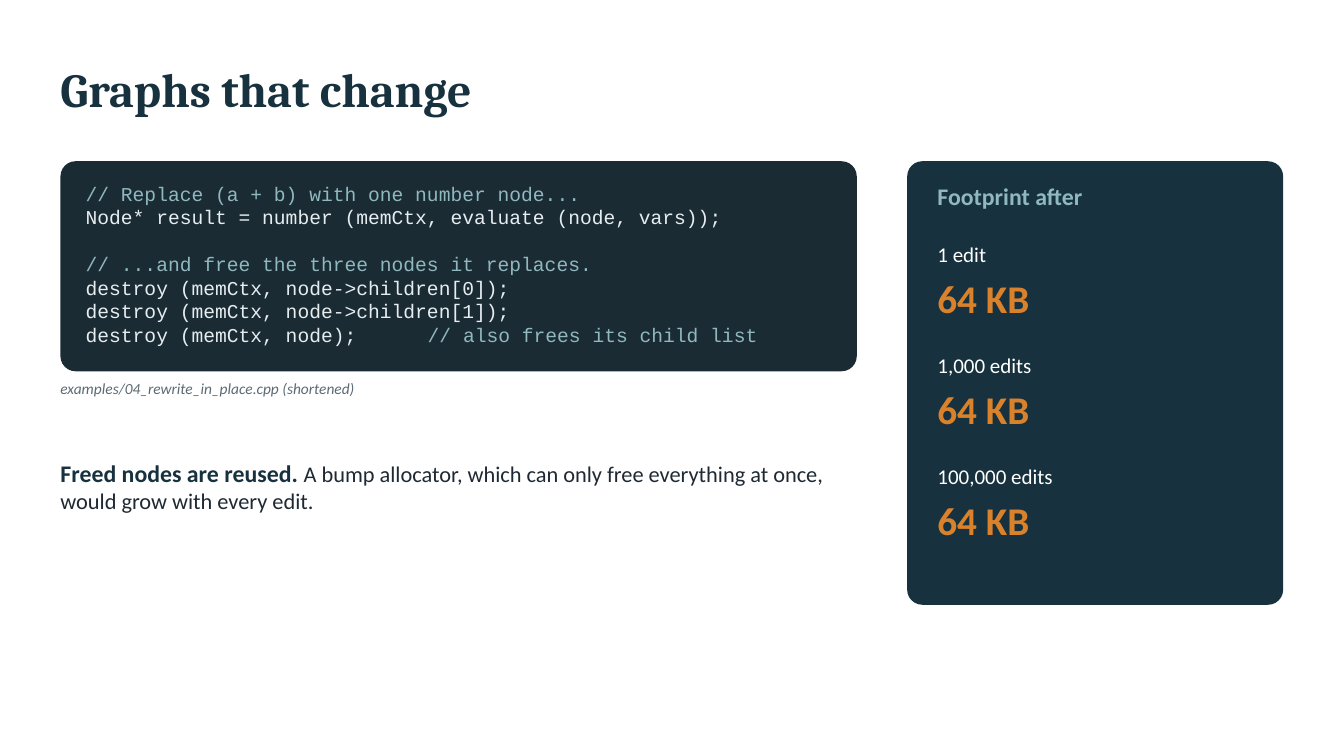
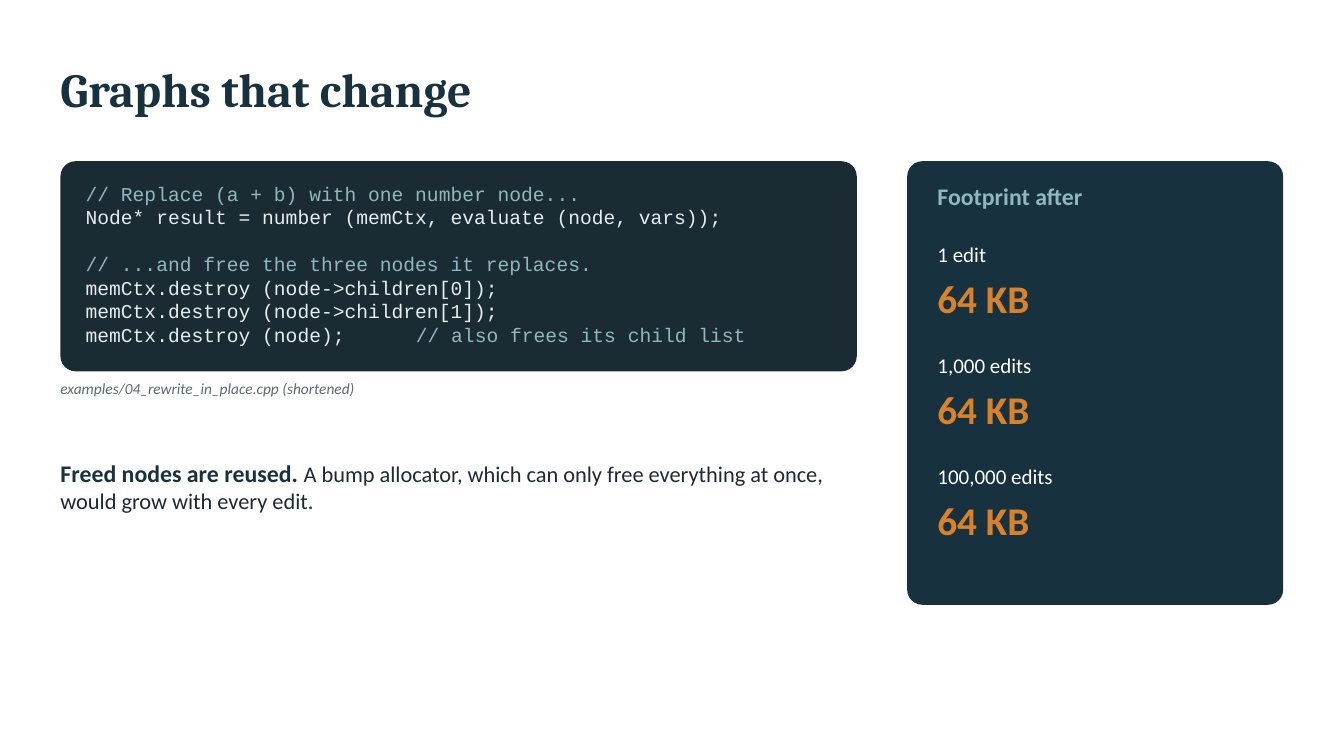
Before and after one commit to coconut2015/cookmem-tutorials, a slide deck: slide 9 of 02-complex-pointer-graphs/slides.pptx. Drawn at 1344x756 pixels with LibreOffice and Linux fonts; fonts in the diff are those of the drawing. Boxes give left, top, right and bottom in pixels: in the first picture for what was removed or moved away, otherwise in the second. Text is boxed around its words. In the diff, an @@ line names an element or a change of style, - is before the commit and + after.

```diff
--- a/02-complex-pointer-graphs/slides.pptx
+++ b/02-complex-pointer-graphs/slides.pptx
@@ text at [86,281,745,346]: text changed @@
-destroy (memCtx, node->children[0]);
-destroy (memCtx, node->children[1]);
-destroy (memCtx, node); // also frees its child list
+memCtx.destroy (node->children[0]);
+memCtx.destroy (node->children[1]);
+memCtx.destroy (node); // also frees its child list
```
Also in this commit, not shown: 3 other slides changed, 12 other files.
